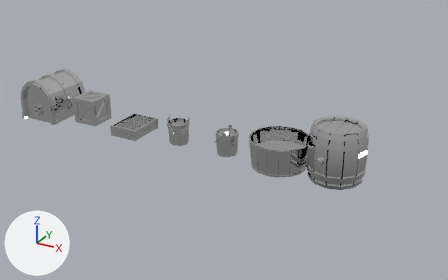
Before and after pictures for a commit that changed the FBX model Assets/Art/Models/Environment/Containers.fbx.
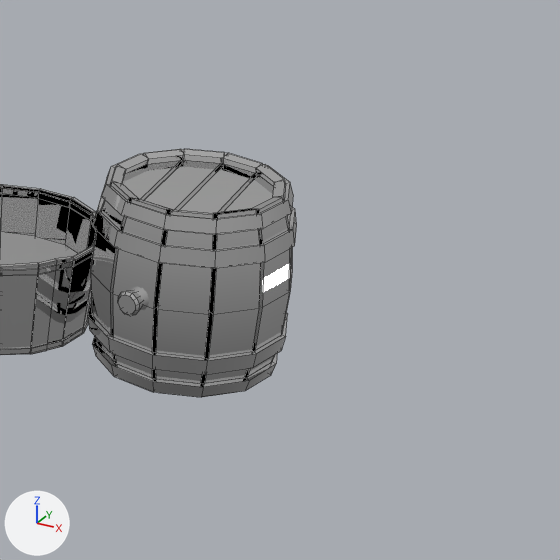
There are two pictures of each version: one whole from a camera (50 mm lens) standing at (11.76, -1.76, 4.62) and looking at (6.88, 7.11, 0.19), one close up on the part from 62% to 100% of the width and 25% to 85% of the height. The lights are fixed; the arrows at lower left show +X, +Y and +Z. The close-ups show mesh edges as thin lines. Where no turn or scale is listed for an object, it has been applied to the vertices.

The first close-up shows 'Barrel', 'WaterBasin', 'WaterBasinWater'.
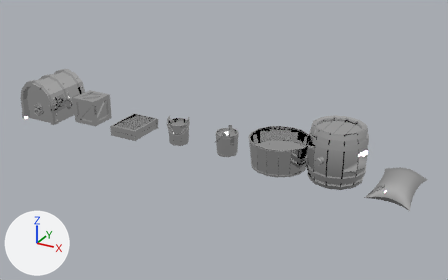
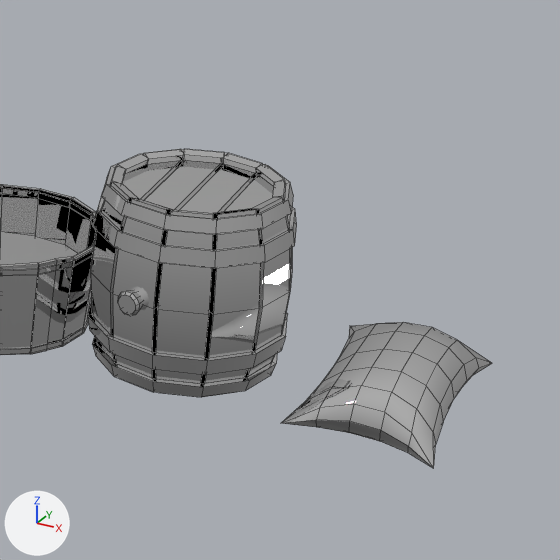
Where the change shows, as pixel boxes [x1, y1, x2, y2] in the close-ups (560 x 560 px):
'Sack', added
    after: [281, 322, 492, 468]

The edits, one by one:
Material 'ImphenziaPixPal.002' (mat_imphenziapixpal_002) is new.
Its base color is (0.8, 0.8, 0.8) (white #e7e7e7).
Its metallic is 1.0.
Its roughness is 0.0.
Mesh me_sack_001 is new.
It has 98 vertices, 104 faces and spans x -0.356..0.344, y -0.562..0.569, z -0.004..0.292.
It uses material mat_imphenziapixpal_002 (its picture is missing).
Object 'Sack' (ob_sack) is new; it shows me_sack_001.
Its location is (10.0, 7.0, 0.0).
